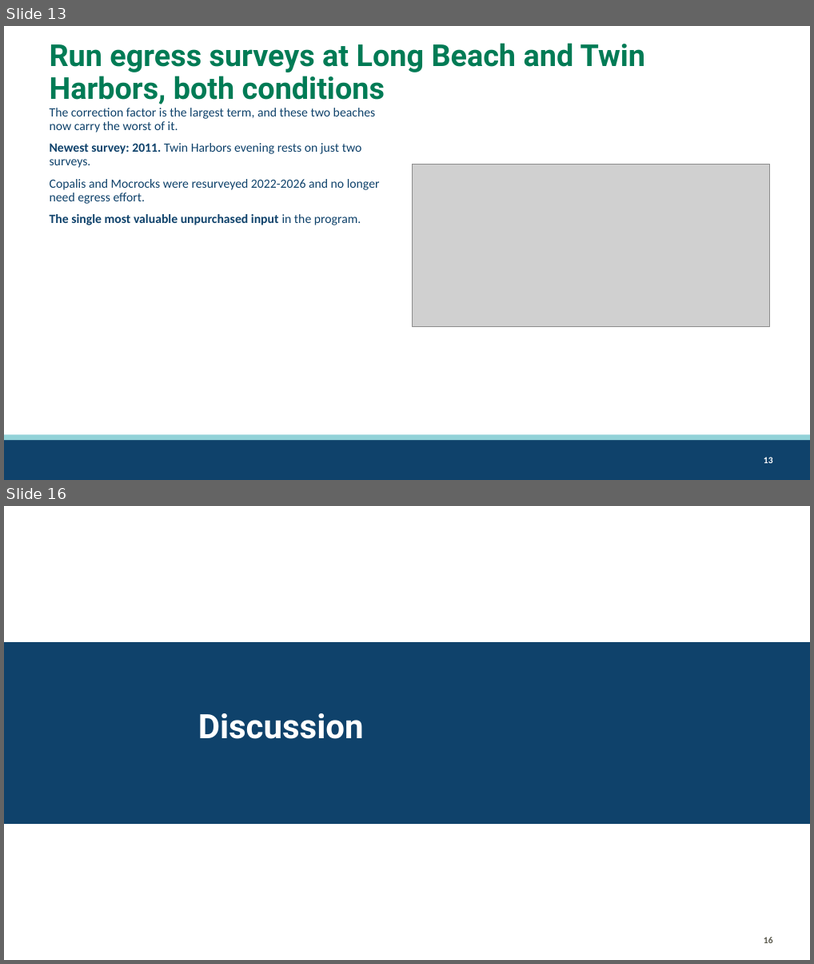
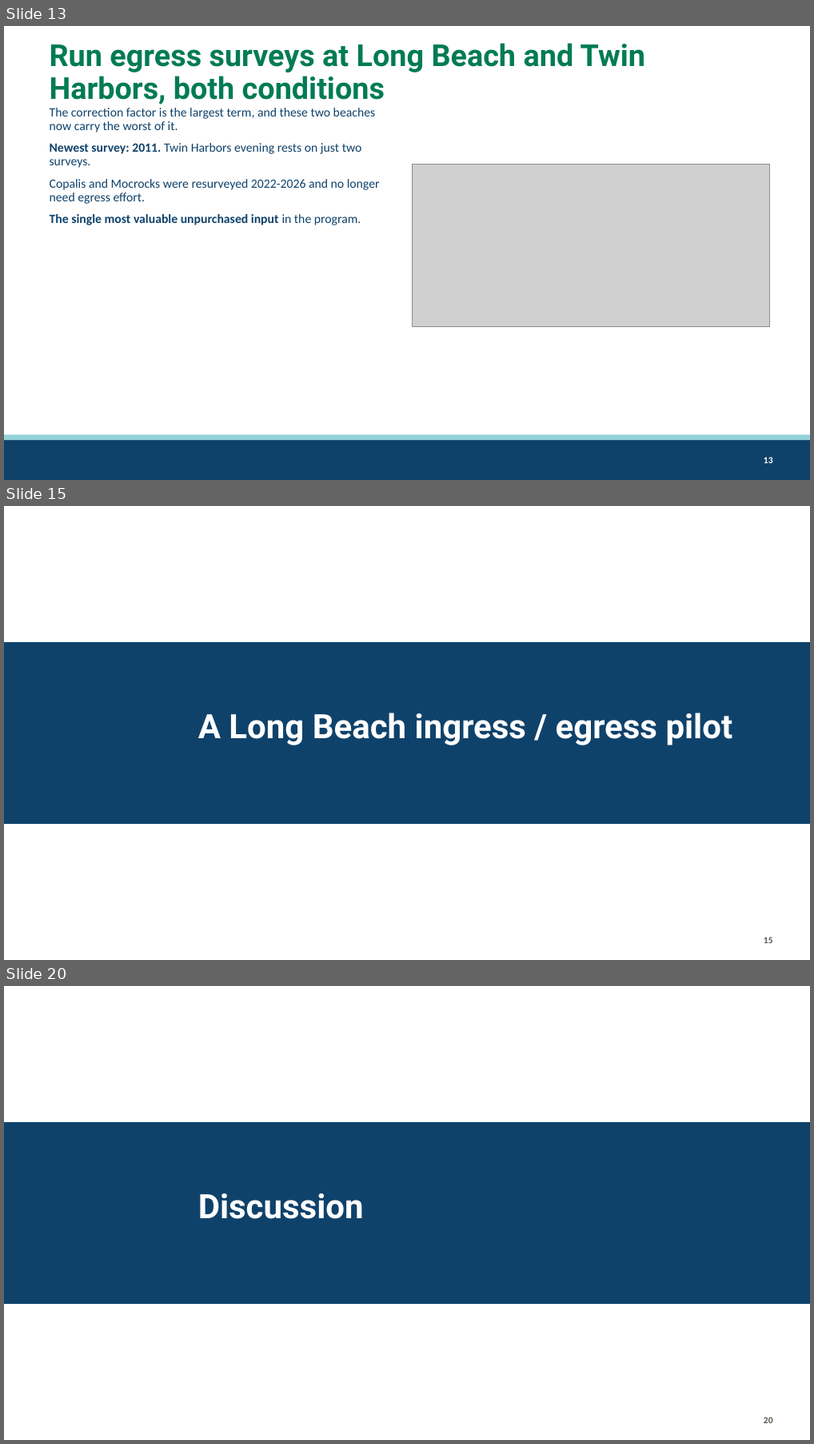
Before and after one commit to mattgeorgephd/razor-clam-harvest-monitoring, a slide deck: 07_presentations/razor-clam-sampling-design.pptx. Shown one above the other, each under a label of ours: slides 13 and 16 before the commit, slides 13, 15 and 20 after it; the slides between them are not shown. The pictures are 814x964 and 814x1444 pixels, drawn with LibreOffice and Linux fonts; fonts in the diff are those of the drawing; grey boxes stand for pictures; background and template pictures are left out. Boxes give left, top, right and bottom in pixels: in the first picture for what was removed or moved away, otherwise in the second. Text is boxed around its words. In the diff, an @@ line names an element or a change of style, - is before the commit and + after.

Commit message:
long beach ingress/egress pilot

```diff
--- a/07_presentations/razor-clam-sampling-design.pptx
+++ b/07_presentations/razor-clam-sampling-design.pptx
@@ slide 15 added at (4, 506, 810, 960), background #FFFFFF; not listed: 2 template elements that a slide beside it also shows @@
@@ title added at (198, 712, 734, 745), 40 pt, text #FFFFFF, bold @@
+A Long Beach ingress / egress pilot
@@ what was slide 16 is now slide 20 @@
@@ page number at (764, 1416, 774, 1423): text changed @@
-16
+20
```
Also in this commit, not shown: 6 slides changed, 3 other slides added, 5 other files.
